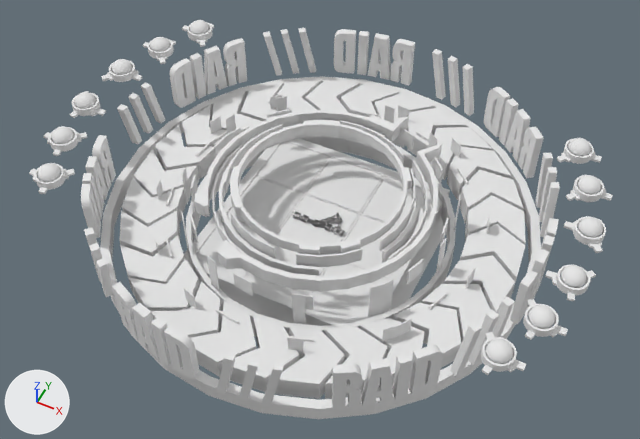
A saved change to the COLLADA model objects3d/RaidIcon.DAE.
Both versions are drawn from a 50 mm lens placed at (156.0, -308.0, 395.0), pointed at (4.0, -4.0, 15.0). The lights are fixed; the arrows at lower left show +X, +Y and +Z. Where no turn or scale is listed for an object, it has been applied to the vertices.

The first picture shows 'Grid', 'HolderCircle', 'Ring1', 'Ring2', 'Ring3', 'Ring4', 'Ring5', 'Ring7', 'Ring8', 'Step10', 'Step8', 'Step9'.
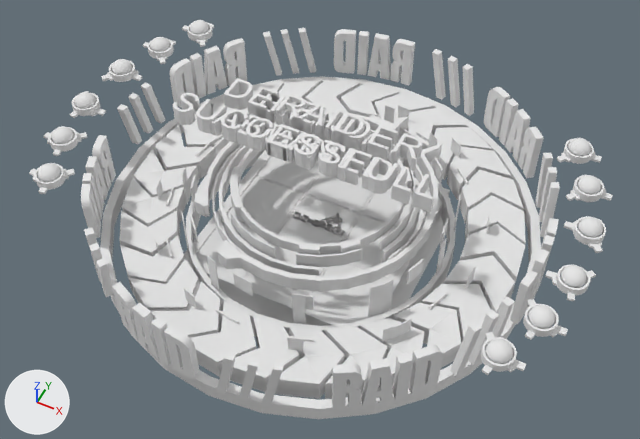
What differs and where, as boxes (x1, y1, x2, y2) in the pictures (640 x 439 px):
'RaidSuccess', added
    after: (173, 93, 433, 212)
'DefenderWin', added
    after: (223, 78, 423, 171)
'RaidAborted', added
    after: (211, 98, 392, 190)
'RaidEmptz', added
    after: (257, 93, 384, 152)

The change in detail:
Mesh me_raidemptzmesh is new.
It has 130 vertices, 244 faces and spans x -35.0..35.0, y 0.0..14.9, z 0.0..6.3.
It uses material mat_03___default234 (its picture is missing).
Mesh me_raidabortedmesh is new.
It has 402 vertices, 796 faces and spans x -49.9..49.9, y -23.6..14.9, z 0.0..8.9.
It uses material mat_03___default234 (its picture is missing).
Mesh me_raidsuccessmesh is new.
It has 566 vertices, 1084 faces and spans x -75.0..75.0, y -24.0..15.0, z 0.0..9.0.
It uses material mat_03___default234 (its picture is missing).
Mesh me_defenderwinmesh is new.
It has 320 vertices, 608 faces and spans x -56.4..56.4, y -23.3..14.9, z 0.0..8.5.
It uses material mat_03___default234 (its picture is missing).
Object 'RaidEmptz' (ob_raidemptz) is new; it shows me_raidemptzmesh.
Its location is (-1.3, 1.0, 73.0).
Object 'RaidAborted' (ob_raidaborted) is new; it shows me_raidabortedmesh.
Its location is (-1.3, 2.0, 72.0).
Object 'RaidSuccess' (ob_raidsuccess) is new; it shows me_raidsuccessmesh.
Its location is (-1.3, 1.0, 72.8).
Object 'DefenderWin' (ob_defenderwin) is new; it shows me_defenderwinmesh.
Its location is (-0.4, 1.0, 72.6).
